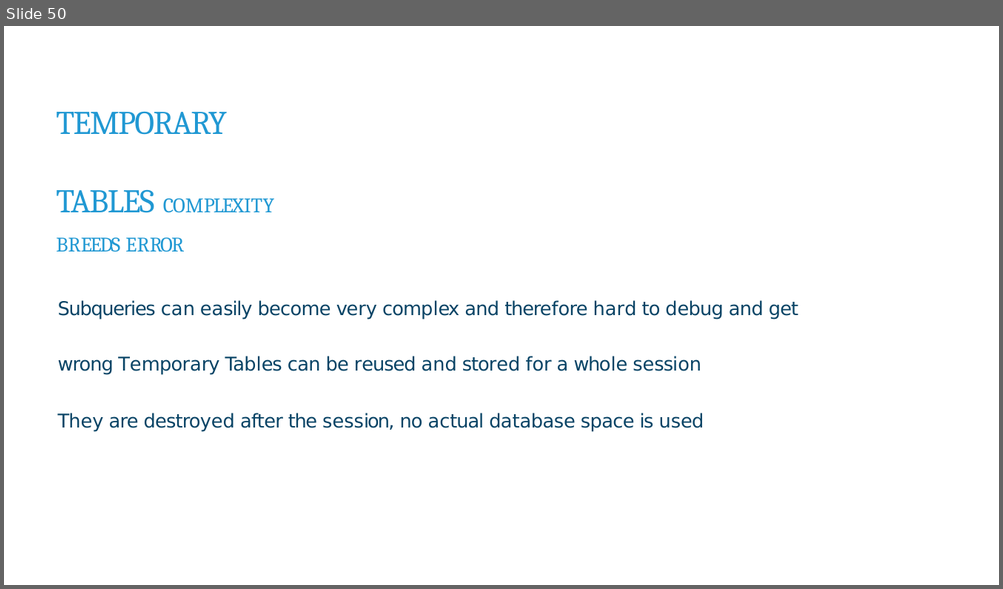
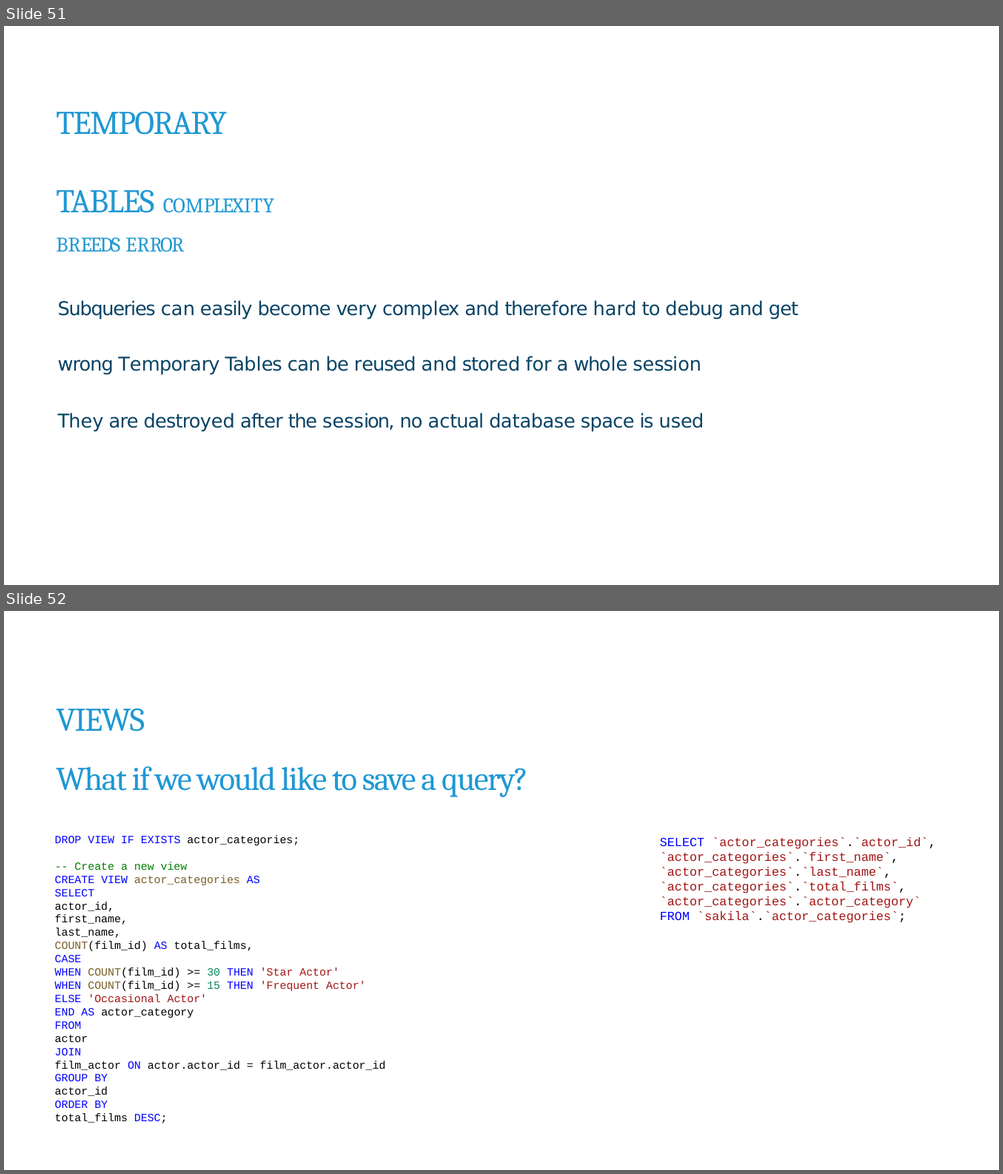
Before and after one commit to itua1293/w3-nbs, a slide deck: D1/W3 D1D2 SQL.pptx. Shown one above the other, each under a label of ours: slide 50 before the commit, slides 51 and 52 after it. The pictures are 1003x589 and 1003x1174 pixels, drawn with LibreOffice and Linux fonts; fonts in the diff are those of the drawing. Boxes give left, top, right and bottom in pixels: in the first picture for what was removed or moved away, otherwise in the second. Text is boxed around its words. In the diff, an @@ line names an element or a change of style, - is before the commit and + after.

```diff
--- a/D1/W3 D1D2 SQL.pptx
+++ b/D1/W3 D1D2 SQL.pptx
@@ slide 52 added at [4, 611, 999, 1170], background #FFFFFF @@
@@ title added at [56, 708, 145, 732], 48 pt, text #2098D3 @@
+VIEWS
@@ text added at [56, 766, 528, 797], 48 pt, text #2098D3 @@
+What if we would like to save a query?
@@ text added at [55, 835, 386, 1124], 16 pt, text #000000 @@
+DROP VIEW IF EXISTS actor_categories;
+-- Create a new view
+CREATE VIEW actor_categories AS
+SELECT
+actor_id,
+first_name,
+last_name,
+COUNT(film_id) AS total_films,
+CASE
+WHEN COUNT(film_id) >= 30 THEN 'Star Actor'
+WHEN COUNT(film_id) >= 15 THEN 'Frequent Actor'
+ELSE 'Occasional Actor'
+END AS actor_category
+FROM
+actor
+JOIN
+film_actor ON actor.actor_id = film_actor.actor_id
+GROUP BY
+actor_id
+ORDER BY
+total_films DESC;
@@ text added at [660, 837, 935, 923], 18 pt, text #A31515 @@
+SELECT `actor_categories`.`actor_id`,
+`actor_categories`.`first_name`,
+`actor_categories`.`last_name`,
+`actor_categories`.`total_films`,
+`actor_categories`.`actor_category`
+FROM `sakila`.`actor_categories`;
@@ what was slide 50 is now slide 51 @@
```
Also in this commit, not shown: 2 slides changed, 2 other slides added, 1 slide removed, 1 other file.
